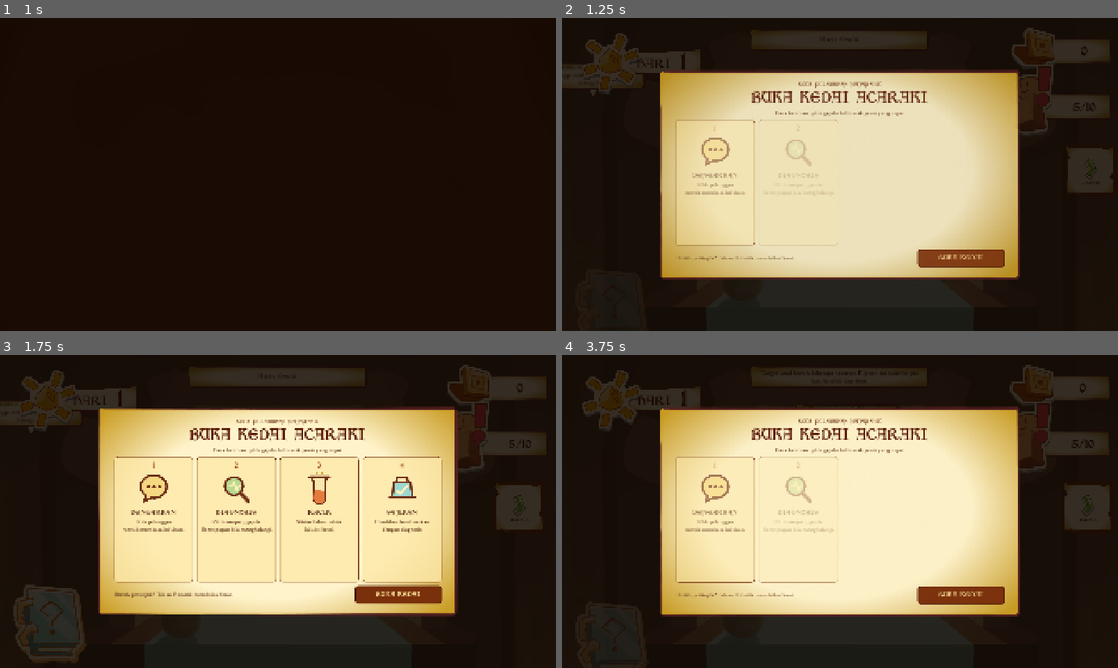
Above: before the commit, frames 1-4 (two rows, left to right).
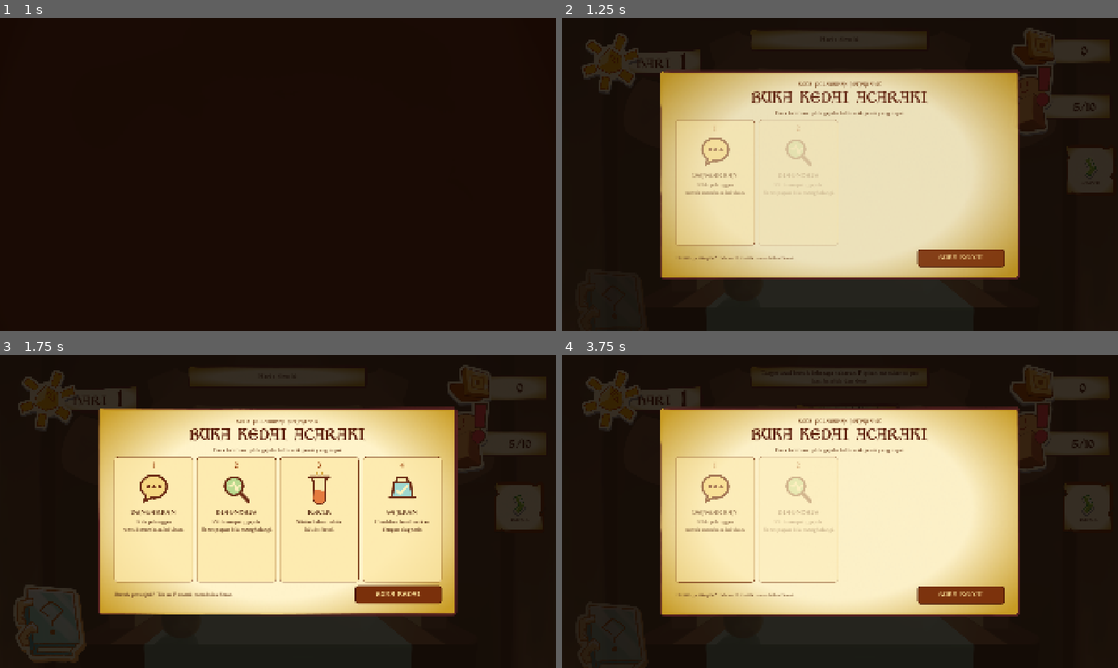
Above: after the commit, the same moments.

Repository: viscasa/igdx-bootcamp
Game: Godot game, scene res://Scenes/UI/main_menu.tscn
Same seed, same stepped clock (60 frames per second), same inputs: the game is played once before the commit and once after it.
Inputs (mouse positions are in pixels of both pictures, inside the frame that each line leads up to):
- Up to frame 1 (1 s): click "MULAI" at 0.5 s
- Up to frame 2 (1.25 s): no input
- Up to frame 3 (1.75 s): tap Enter at 1.25 s; move the mouse to (400, 495) at 1.27 s; hold W from 1.28 s (still down); tap R at 1.35 s; click (400, 495) at 1.42 s; tap Space at 1.52 s
- Up to frame 4 (3.75 s): release W at 2 s; click "DAPUR" at 2 s; click (834, 621) at 2.75 s; click "KASIR" at 3.5 s

Frame 1 is identical in both runs. In frame 2, 0.3% of the frame differs, in the area x 0-15%, y 14-25%; in frame 3, 0.3%; in frame 4, less than 0.1%.

Commit message:
feat(customer): tunda kedatangan dan animasikan bubble

Diff:
--- a/Scenes/Components/customer_figure.tscn
+++ b/Scenes/Components/customer_figure.tscn
@@ -27,26 +27,38 @@
 offset_right = 220.0
 offset_bottom = 290.0
 mouse_filter = 2
-theme_override_fonts/font = ExtResource("4_body")
 script = ExtResource("1_script")
 
 [node name="SpeechTail" type="Polygon2D" parent="." unique_id=1796111866]
-z_index = 20
+z_index = 19
 position = Vector2(108, 65)
-color = Color(0.965, 0.91, 0.76, 0.96)
+color = Color(0.34117648, 0.12941177, 0.12941177, 1)
 polygon = PackedVector2Array(-12, 0, 8, 0, -3, 18)
 
 [node name="Bubble" type="Control" parent="." unique_id=2050558758]
 unique_name_in_owner = true
 z_index = 20
-layout_mode = 0
+anchors_preset = 0
 offset_left = -34.0
 offset_top = -10.0
 offset_right = 254.0
 offset_bottom = 72.0
 mouse_filter = 2
 
-[node name="PanelArtwork" parent="Bubble" instance=ExtResource("5_panel")]
+[node name="BubbleVisual" type="Control" parent="Bubble"]
+unique_name_in_owner = true
+layout_mode = 1
+anchors_preset = 15
+anchor_right = 1.0
+anchor_bottom = 1.0
+grow_horizontal = 2
+grow_vertical = 2
+mouse_filter = 2
+offset_transform_enabled = true
+offset_transform_pivot_ratio = Vector2(0.5, 0.5)
+offset_transform_visual_only = true
+
+[node name="PanelArtwork" parent="Bubble/BubbleVisual" unique_id=1389180596 instance=ExtResource("5_panel")]
 layout_mode = 1
 anchors_preset = 15
 anchor_right = 1.0
@@ -56,7 +68,7 @@
 grow_horizontal = 2
 grow_vertical = 2
 
-[node name="DialogueLabel" type="Label" parent="Bubble" unique_id=428021282]
+[node name="DialogueLabel" type="Label" parent="Bubble/BubbleVisual" unique_id=428021282]
 unique_name_in_owner = true
 layout_mode = 1
 anchors_preset = 15
@@ -68,7 +80,6 @@
 offset_bottom = -8.0
 grow_horizontal = 2
 grow_vertical = 2
-mouse_filter = 2
 theme_override_colors/font_color = Color(0.17, 0.105, 0.05, 1)
 theme_override_fonts/font = ExtResource("4_body")
 theme_override_font_sizes/font_size = 15
@@ -89,7 +100,6 @@
 offset_top = 252.0
 offset_right = 190.0
 offset_bottom = 274.0
-mouse_filter = 2
 theme_override_colors/font_color = Color(1, 0.9, 0.62, 1)
 theme_override_colors/font_shadow_color = Color(0, 0, 0, 0.9)
 theme_override_constants/shadow_offset_x = 2
@@ -106,7 +116,6 @@
 offset_top = 272.0
 offset_right = 190.0
 offset_bottom = 290.0
-mouse_filter = 2
 theme_override_colors/font_color = Color(0.82, 0.74, 0.58, 1)
 theme_override_colors/font_shadow_color = Color(0, 0, 0, 0.85)
 theme_override_constants/shadow_offset_x = 2
@@ -122,7 +131,6 @@
 offset_top = 290.0
 offset_right = 180.0
 offset_bottom = 310.0
-mouse_filter = 2
 theme_override_fonts/font = ExtResource("3_display")
 theme_override_font_sizes/font_size = 13
 horizontal_alignment = 1
@@ -142,7 +150,7 @@
 
 [node name="InteractionArea" type="Control" parent="." unique_id=985680166]
 unique_name_in_owner = true
-layout_mode = 0
+anchors_preset = 0
 offset_left = 35.0
 offset_top = 74.0
 offset_right = 185.0
--- a/Scenes/Components/customer_queue.tscn
+++ b/Scenes/Components/customer_queue.tscn
@@ -5,6 +5,7 @@
 
 [node name="CustomerQueue" type="Node2D" unique_id=1798390550]
 script = ExtResource("1_queue")
+opening_arrival_delay = 1.25
 
 [node name="QueueSlots" type="Node2D" parent="." unique_id=887557687]
 
--- a/Scripts/Components/customer_figure.gd
+++ b/Scripts/Components/customer_figure.gd
@@ -6,6 +6,15 @@
 @export_group("Speech Layout")
 @export_range(0.5, 2.0, 0.05) var speech_screen_scale: float = 1.25
 @export_range(80.0, 500.0, 5.0) var speech_offset_pixels: float = 400.0
+## Tucks the tail underneath the panel border, avoiding a filtered seam where
+## two separately rendered edges otherwise meet exactly.
+@export_range(0.0, 20.0, 1.0) var speech_tail_overlap_pixels: float = 8.0
+
+@export_group("Speech Animation")
+@export_range(0.1, 0.6, 0.01) var speech_reveal_duration: float = 0.24
+@export_range(0.5, 1.0, 0.01) var speech_reveal_scale: float = 0.84
+@export_range(-8.0, 8.0, 0.25) var speech_reveal_tilt_degrees: float = -2.5
+@export_range(0.0, 0.3, 0.01) var speech_tail_delay: float = 0.07
 
 var depth_alpha: float = 1.0:
 	set(value):
@@ -18,6 +27,7 @@
 @onready var role_label: Label = %RoleLabel
 @onready var state_label: Label = %StateLabel
 @onready var bubble: Control = %Bubble
+@onready var bubble_visual: Control = %BubbleVisual
 @onready var speech_tail: Polygon2D = $SpeechTail
 @onready var dialogue_label: Label = %DialogueLabel
 @onready var patience: ProgressBar = %Patience
@@ -25,10 +35,12 @@
 
 var order: Order = null
 var diagnosis_enabled: bool = false
+var settled_at_slot: bool = false
 var _patience_ratio: float = 1.0
 var _patience_color: Color = Color("6fa84f")
 var _patience_fill: StyleBoxFlat = null
 var _appearance_customer_id: StringName = &""
+var _bubble_tween: Tween = null
 
 
 func _ready() -> void:
@@ -59,10 +71,16 @@
 	_apply_depth_alpha()
 	name_label.text = order.customer.display_name
 	role_label.text = order.customer.role
-	name_label.visible = focused
-	role_label.visible = focused
-	bubble.visible = focused and not carrying
+	name_label.visible = focused and settled_at_slot
+	role_label.visible = focused and settled_at_slot
+	var show_bubble := focused and settled_at_slot and not carrying
+	var bubble_was_visible := bubble.visible
+	bubble.visible = show_bubble
 	speech_tail.visible = bubble.visible
+	if show_bubble and not bubble_was_visible:
+		_play_bubble_reveal()
+	elif not show_bubble and bubble_was_visible:
+		_reset_bubble_reveal()
 	_sync_speech_layout()
 	dialogue_label.text = order.current_dialogue()
 	_update_patience()
@@ -78,8 +96,55 @@
 
 	# CustomerQueue owns input so diagnosis and bottle drops use the same
 	# scene-authored area and the same window clipping boundary.
-	diagnosis_enabled = focused and not carrying
+	diagnosis_enabled = focused and settled_at_slot and not carrying
 	queue_redraw()
+
+
+func set_settled_at_slot(settled: bool) -> void:
+	settled_at_slot = settled
+
+
+func _play_bubble_reveal() -> void:
+	_kill_bubble_tween()
+	bubble_visual.offset_transform_enabled = true
+	bubble_visual.offset_transform_pivot_ratio = Vector2(0.5, 0.78)
+	bubble_visual.offset_transform_scale = Vector2.ONE * speech_reveal_scale
+	bubble_visual.offset_transform_rotation = deg_to_rad(speech_reveal_tilt_degrees)
+	bubble_visual.modulate.a = 0.0
+	speech_tail.modulate.a = 0.0
+
+	_bubble_tween = create_tween().set_parallel(true)
+	_bubble_tween.set_trans(Tween.TRANS_BACK).set_ease(Tween.EASE_OUT)
+	_bubble_tween.tween_property(
+		bubble_visual, "offset_transform_scale", Vector2.ONE,
+		speech_reveal_duration)
+	_bubble_tween.tween_property(
+		bubble_visual, "offset_transform_rotation", 0.0,
+		speech_reveal_duration * 0.8)
+	_bubble_tween.tween_property(
+		bubble_visual, "modulate:a", 1.0,
+		speech_reveal_duration * 0.55
+	).set_trans(Tween.TRANS_QUAD)
+	_bubble_tween.tween_property(
+		speech_tail, "modulate:a", 1.0,
+		speech_reveal_duration * 0.45
+	).set_delay(speech_tail_delay).set_trans(Tween.TRANS_QUAD)
+
+
+func _reset_bubble_reveal() -> void:
+	_kill_bubble_tween()
+	if bubble_visual != null:
+		bubble_visual.offset_transform_scale = Vector2.ONE
+		bubble_visual.offset_transform_rotation = 0.0
+		bubble_visual.modulate.a = 1.0
+	if speech_tail != null:
+		speech_tail.modulate.a = 1.0
+
+
+func _kill_bubble_tween() -> void:
+	if _bubble_tween != null and _bubble_tween.is_valid():
+		_bubble_tween.kill()
+	_bubble_tween = null
 
 
 func _sync_customer_appearance() -> void:
@@ -128,7 +193,8 @@
 	bubble.scale = Vector2.ONE * local_scale
 	speech_tail.position = Vector2(
 		bubble_center.x,
-		bubble_center.y + pivot.y * local_scale
+		bubble_center.y + pivot.y * local_scale \
+			- speech_tail_overlap_pixels / global_scale
 	)
 	speech_tail.scale = Vector2.ONE * local_scale
 
--- a/Scripts/Components/customer_queue.gd
+++ b/Scripts/Components/customer_queue.gd
@@ -22,6 +22,7 @@
 const FALLBACK_ALPHAS: Array[float] = [1.0, 0.72, 0.48, 0.28]
 
 @export_group("Queue Motion")
+@export_range(0.0, 5.0, 0.05) var opening_arrival_delay: float = 1.25
 @export_range(0.1, 2.0, 0.05) var advance_duration: float = 0.55
 @export_range(0.1, 2.0, 0.05) var exit_duration: float = 0.7
 
@@ -99,6 +100,8 @@
 ## reached the counter. Bottle drop hit-testing remains separate in slot_at().
 func diagnosis_slot_at(global_pos: Vector2) -> int:
 	if orders.is_empty():
+		return -1
+	if _figures.is_empty() or not _figures[0].settled_at_slot:
 		return -1
 	var local := to_local(global_pos)
 	return 0 if card_rect(0).has_point(local) else -1
@@ -190,11 +193,18 @@
 					figure.position = _slot_position(arrival_rank)
 					figure.scale = Vector2.ONE * _slot_scale(arrival_rank)
 					figure.depth_alpha = _slot_alpha(arrival_rank)
+					figure.set_settled_at_slot(true)
 					figure.set_meta("queue_rank", arrival_rank)
 				else:
 					figure.scale = Vector2.ONE * _slot_scale(arrival_rank)
 					figure.position = _entry_position(arrival_rank)
 					figure.depth_alpha = 0.0
+					figure.set_settled_at_slot(false)
+					var is_opening_customer := not _did_initial_sync \
+						and arrival_rank == 0
+					figure.set_meta(
+						"arrival_delay",
+						opening_arrival_delay if is_opening_customer else 0.0)
 		next_figures.append(figure)
 
 	for old_figure in previous:
@@ -238,19 +248,32 @@
 	if int(figure.get_meta("queue_rank", -1)) == rank:
 		return
 	figure.set_meta("queue_rank", rank)
+	figure.set_settled_at_slot(false)
 
 	if _authored_slots.is_empty():
 		figure.position = target_position
 		figure.scale = target_scale
 		figure.depth_alpha = target_alpha
+		figure.set_settled_at_slot(true)
 		return
 
 	_kill_figure_tween(figure)
+	var arrival_delay := float(figure.get_meta("arrival_delay", 0.0))
+	figure.remove_meta("arrival_delay")
 	var tween := figure.create_tween().set_parallel(true)
 	tween.set_trans(Tween.TRANS_QUAD).set_ease(Tween.EASE_OUT)
-	tween.tween_property(figure, "position", target_position, advance_duration)
-	tween.tween_property(figure, "scale", target_scale, advance_duration)
-	tween.tween_property(figure, "depth_alpha", target_alpha, advance_duration)
+	tween.tween_property(
+		figure, "position", target_position, advance_duration
+	).set_delay(arrival_delay)
+	tween.tween_property(
+		figure, "scale", target_scale, advance_duration
+	).set_delay(arrival_delay)
+	tween.tween_property(
+		figure, "depth_alpha", target_alpha, advance_duration
+	).set_delay(arrival_delay)
+	tween.tween_callback(
+		figure.set_settled_at_slot.bind(true)
+	).set_delay(arrival_delay + advance_duration)
 	figure.set_meta("queue_tween", tween)
 
 
--- a/Scripts/Core/flow_test.gd
+++ b/Scripts/Core/flow_test.gd
@@ -26,7 +26,7 @@
 	"shift state": 6,
 	"taking orders": 15,
 	"selesai button": 5,
-	"handover": 13,
+	"handover": 15,
 	"brew without match": 6,
 	"tool stations": 18,
 	"room switch": 8,
@@ -301,6 +301,27 @@
 		q.diagnosis_slot_at(back_visible_point) == -1
 		and not (q.get_child(1) as CustomerFigure).diagnosis_enabled)
 
+	var arriving_q := preload("res://Scenes/Components/customer_queue.tscn").instantiate() \
+		as CustomerQueue
+	root.add_child(arriving_q)
+	var arriving_orders: Array[Order] = [gs.queue[0]]
+	arriving_q.orders = arriving_orders
+	arriving_q.refresh()
+	var arriving_figure: CustomerFigure = null
+	for child in arriving_q.get_children():
+		if child is CustomerFigure:
+			arriving_figure = child as CustomerFigure
+			break
+	check("arriving customer keeps the complaint bubble hidden",
+		arriving_figure != null and not arriving_figure.bubble.visible
+		and not arriving_figure.diagnosis_enabled)
+	if arriving_figure != null:
+		arriving_figure.set_settled_at_slot(true)
+		arriving_q.refresh()
+	check("complaint appears only after the customer reaches the slot",
+		arriving_figure != null and arriving_figure.bubble.visible
+		and arriving_figure.diagnosis_enabled)
+
 	var bounded_q := preload("res://Scenes/Components/customer_queue.tscn").instantiate() \
 		as CustomerQueue
 	bounded_q.restore_existing_without_arrival = true
@@ -317,6 +338,7 @@
 
 	rack.queue_free()
 	q.queue_free()
+	arriving_q.queue_free()
 	bounded_q.queue_free()
 
 
Not shown: 1 places in Scenes/Components/customer_figure.tscn that only renumber resources
